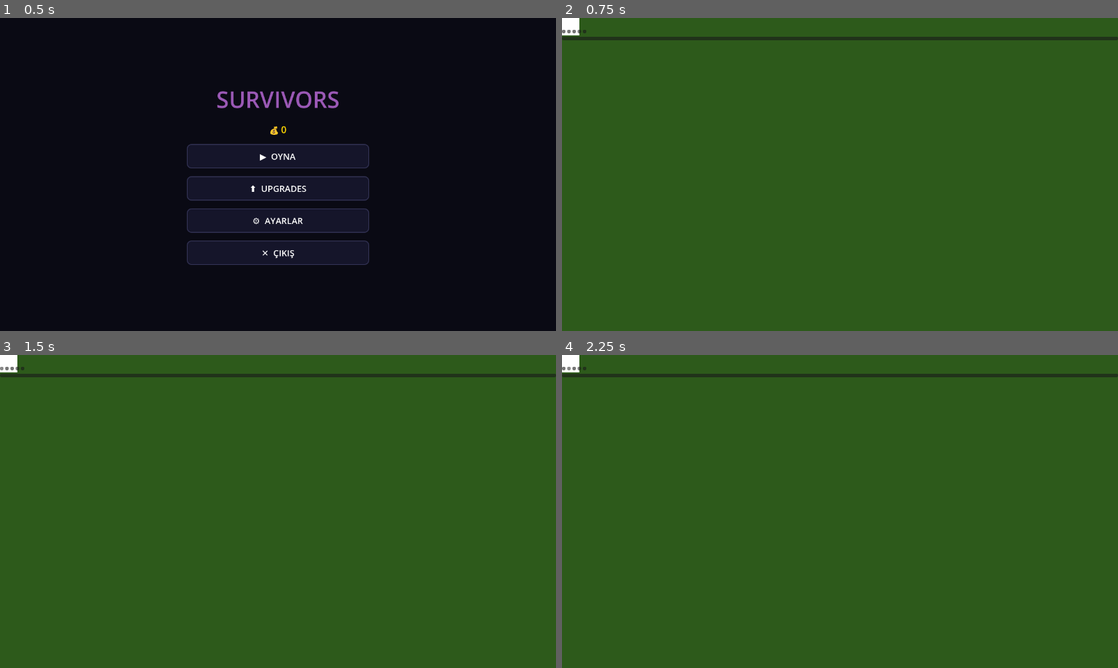
Above: before the commit, frames 1-4 (two rows, left to right).
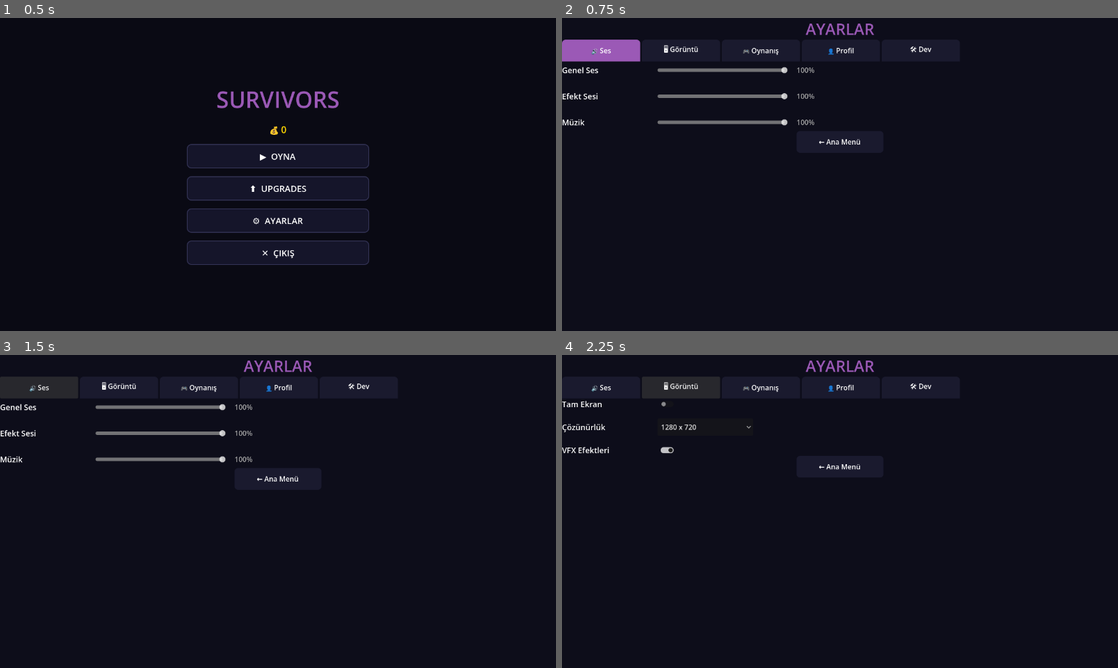
Above: after the commit, the same moments.

Repository: jegy911/survivors-clone
Game: Godot game, scene res://ui/main_menu.tscn
Two runs of this game, one before a commit and one after it. Both use one fixed random seed, a clock stepped at 60 frames per second and the inputs below. Sound files missing from this copy of the repository are replaced by a short silence.
Inputs (mouse positions are in pixels of both pictures, inside the frame that each line leads up to; where the layout moved, square brackets give the same spot in the first picture):
- Up to frame 1 (0.5 s): no input
- Up to frame 2 (0.75 s): click "⚙ AYARLAR" at 0.5 s
- Up to frame 3 (1.5 s): click (38, 386) [0, 367] at 1.25 s
- Up to frame 4 (2.25 s): click (678, 386) [567, 367] at 2 s

Frame 1 is identical in both runs. In frame 2, 100% of the frame differs, in the area x 0-100%, y 0-100%; in frame 3, 100%; in frame 4, 100%.
Error before the commit: Parse Error: There is already a parameter named "resolutions" declared in this scope. (res://ui/settings.gd:161)

Commit message:
Update settings.gd

Diff:
--- a/ui/settings.gd
+++ b/ui/settings.gd
@@ -139,14 +139,6 @@
 		SaveManager.save_game()
 	)
 
-func _on_resolution_selected(idx: int, resolutions: Array):
-	var r = resolutions[idx]
-	DisplayServer.window_set_size(r)
-	DisplayServer.window_set_mode(DisplayServer.WINDOW_MODE_WINDOWED)
-	SaveManager.settings["fullscreen"] = false
-	SaveManager.settings["resolution_x"] = r.x
-	SaveManager.settings["resolution_y"] = r.y
-	SaveManager.save_game()
 
 	# Çözünürlük seçimi
 	var res_row = HBoxContainer.new()
@@ -183,9 +175,8 @@
 		SaveManager.settings["resolution_x"] = res.x
 		SaveManager.settings["resolution_y"] = res.y
 		SaveManager.save_game()
-
+	)
 	res_row.add_child(res_dropdown)
-	)
 
 	_add_toggle(vbox, "VFX Efektleri", SaveManager.settings.get("show_vfx", true), func(val):
 		SaveManager.settings["show_vfx"] = val
